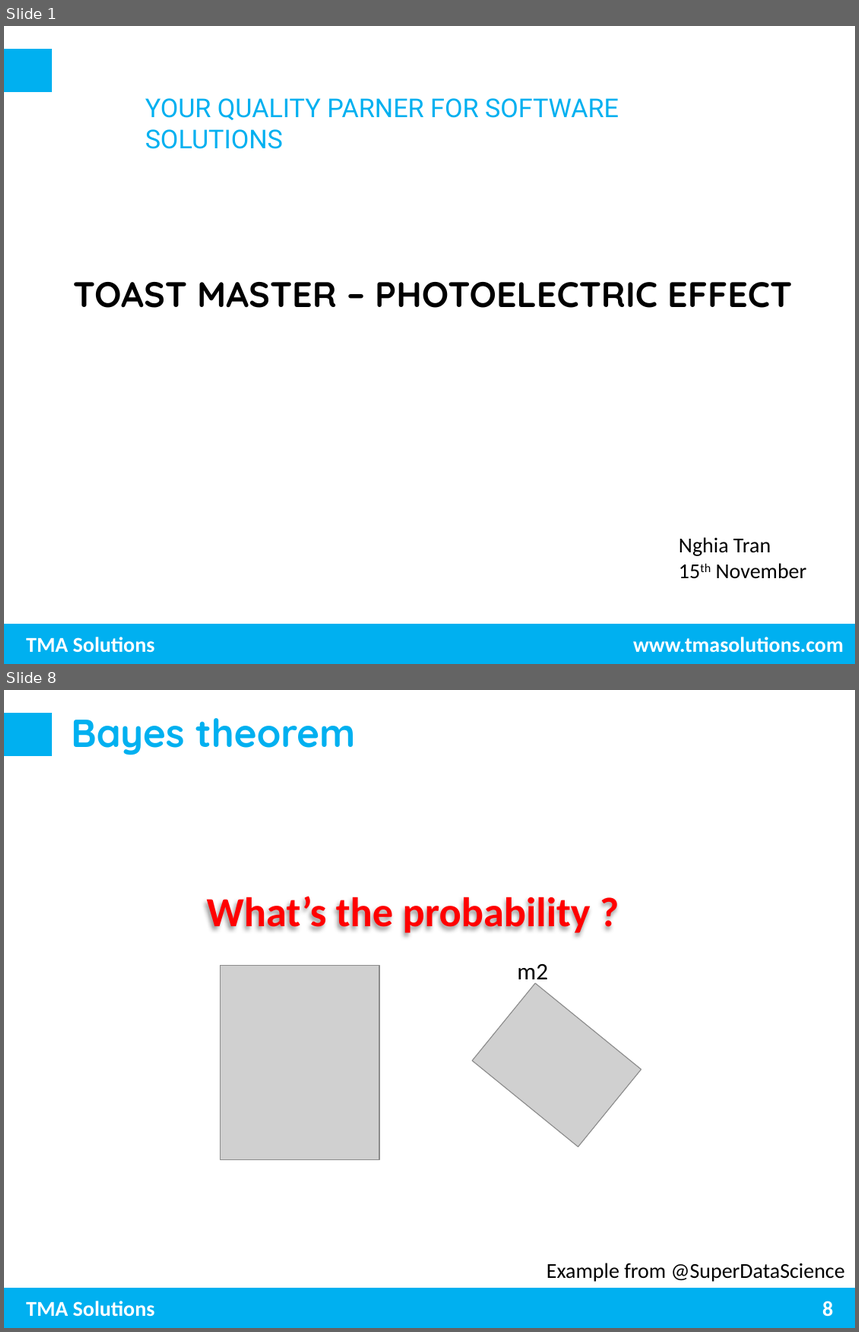
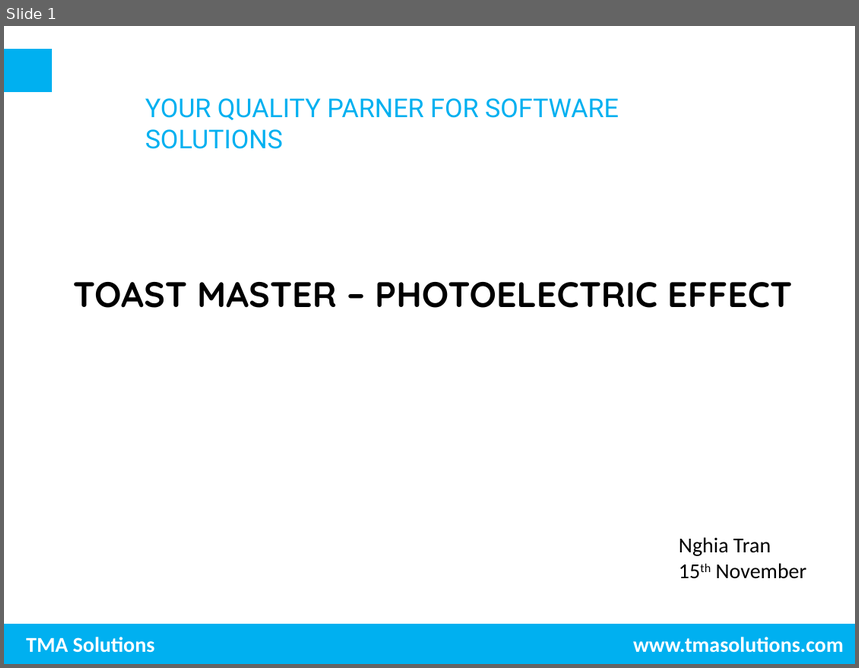
Before and after one commit to trungnghia2009/MachineLearning, a slide deck: Photoelectric effect.pptx. Shown one above the other, each under a label of ours: slides 1 and 8 before the commit, slide 1 after it; the slides between them are not shown. The pictures are 859x1332 and 859x668 pixels, drawn with LibreOffice and Linux fonts; fonts in the diff are those of the drawing; grey boxes stand for pictures; background and template pictures are left out. Boxes give left, top, right and bottom in pixels: in the first picture for what was removed or moved away, otherwise in the second. Text is boxed around its words. In the diff, an @@ line names an element or a change of style, - is before the commit and + after.

```diff
--- a/Photoelectric effect.pptx
+++ b/Photoelectric effect.pptx
@@ slide 8 removed at (4, 690, 855, 1328), background #FFFFFF; not listed: 3 template elements that a slide beside it also shows @@
@@ title removed at (71, 718, 356, 755) @@
-Bayes theorem
@@ text removed at (207, 896, 591, 935) @@
-What’s the probability ?
@@ picture removed at (220, 966, 379, 1160) @@
@@ picture removed at (472, 984, 642, 1148) @@
@@ text removed at (517, 964, 548, 986) @@
-m2
@@ text removed at (547, 1263, 845, 1282) @@
-Example from @SuperDataScience
@@ page number removed at (823, 1301, 833, 1317) @@
-8
```
Also in this commit, not shown: 4 slides changed, 9 slides added, 24 other slides removed.
